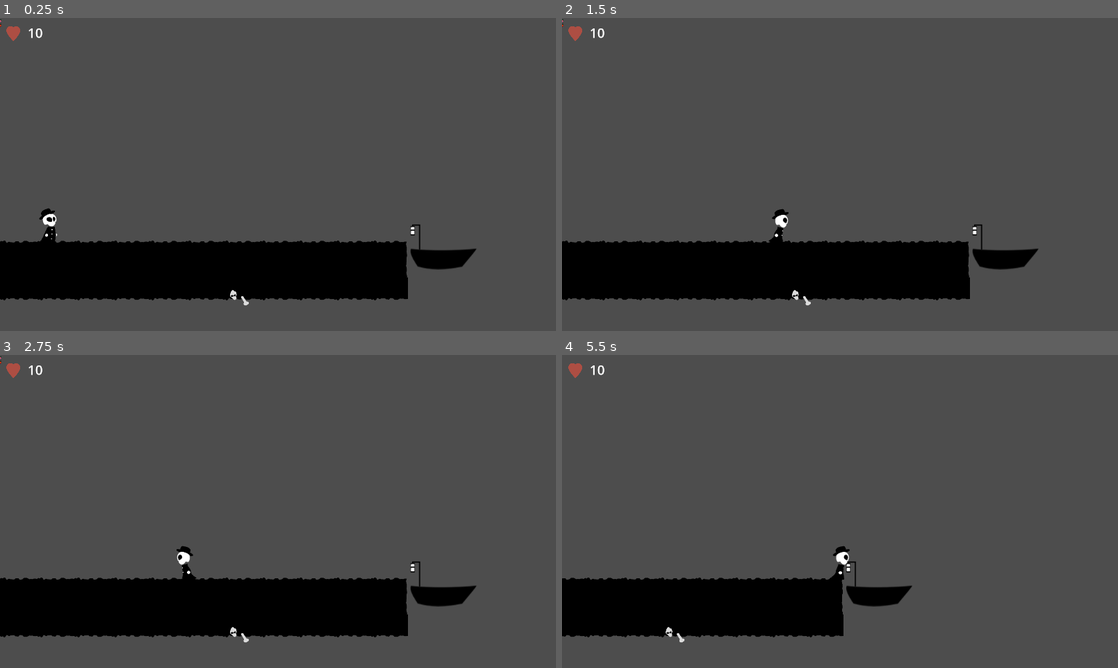
Above: before the commit, frames 1-4 (two rows, left to right).
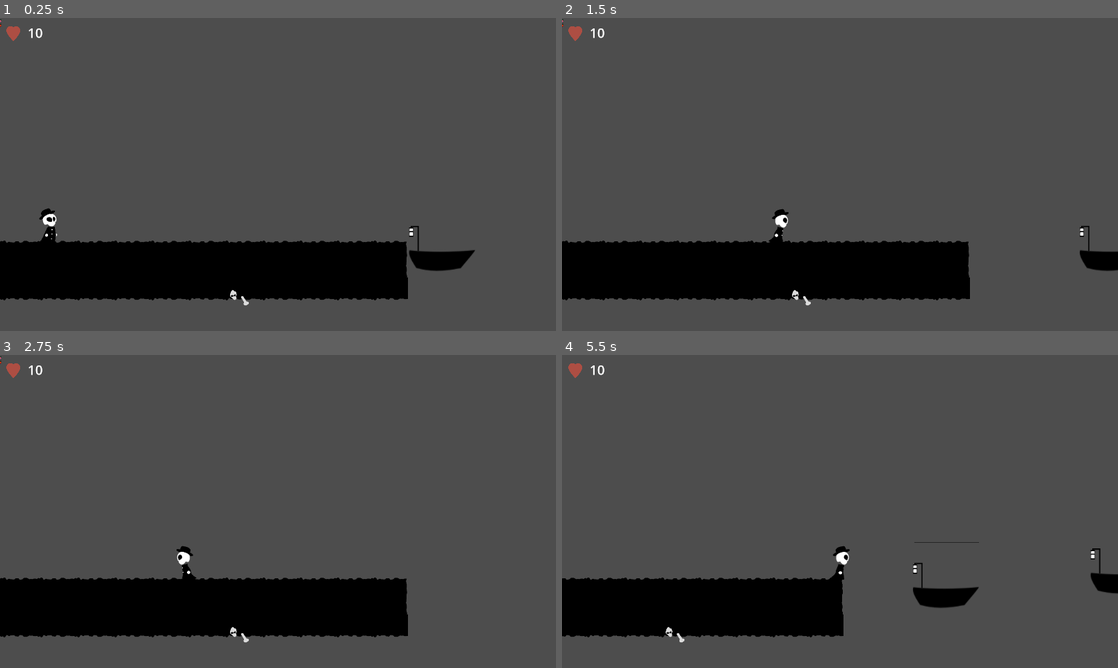
Above: after the commit, the same moments.

Repository: code-langba/you-game
Game: Godot game, scene res://scenes/levels/3.tscn
Two runs of this game, one before a commit and one after it. Both use one fixed random seed, a clock stepped at 60 frames per second and the inputs below. This scene is started directly instead of the project's main scene.
Inputs:
- Up to frame 1 (0.25 s): no input
- Up to frame 2 (1.5 s): tap Enter (ui_accept) at 0.5 s; hold D (move_right) from 0.53 s (still down); tap Space (jump) at 0.77 s
- Up to frame 3 (2.75 s): tap Space (jump) at 1.52 s; release D (move_right) at 2.03 s; hold A (move_left) from 2.03 s (still down)
- Up to frame 4 (5.5 s): release A (move_left) at 2.78 s; hold D (move_right) 2.78-4.28 s; tap Space (jump) at 3.02, 3.77, 4.52 s; hold A (move_left) 4.28-5.03 s; hold D (move_right) from 5.03 s (still down)

The runs differ from the first frame. In frame 1, 0.2% of the frame differs, in the area x 73-86%, y 66-81%; in frame 2, 1.1%; in frame 3, 0.6%; in frame 4, 1.6%, in the area x 51-100%, y 59-81%.
Error before the commit: Assertion failed: ❌Positions is empty. Create some position node inside BetterMovingPlatform and assign them to BetterMVBase. (res://scripts/traps/moving_platf…

Commit message:
updated levels

Diff:
--- a/scenes/levels/2.tscn
+++ b/scenes/levels/2.tscn
@@ -1,14 +1,15 @@
-[gd_scene load_steps=16 format=4 uid="uid://4psc66kvofb8"]
+[gd_scene load_steps=20 format=4 uid="uid://bk0178o0i37cj"]
 
 [ext_resource type="PackedScene" uid="uid://8twc8hxar5ua" path="res://scenes/levels/level.tscn" id="1_vasr2"]
-[ext_resource type="PackedScene" uid="uid://b76eqg7eyampd" path="res://scenes/traps/actual_moving_platform.tscn" id="2_dqbae"]
 [ext_resource type="PackedScene" uid="uid://b87qi6jruyy1i" path="res://scenes/traps/falling_platform.tscn" id="3_h4p7e"]
 [ext_resource type="PackedScene" uid="uid://d4hnmq3wab6ci" path="res://scenes/traps/falling_spike.tscn" id="3_i4blj"]
 [ext_resource type="Texture2D" uid="uid://le1ymqok78be" path="res://asset/sprites/resources.png" id="4_fuv7a"]
 [ext_resource type="PackedScene" uid="uid://dh7cb3a37dl7i" path="res://scenes/traps/spike.tscn" id="5_ljch5"]
 [ext_resource type="PackedScene" uid="uid://uafq3xl0me7r" path="res://scenes/world/candle.tscn" id="7_5hebc"]
+[ext_resource type="PackedScene" uid="uid://bkep8526t3g44" path="res://scenes/traps/better_moving_platform.tscn" id="8_3dgy0"]
 [ext_resource type="PackedScene" uid="uid://cg1e3l3u7egyk" path="res://scenes/checkpoint.tscn" id="8_au5e5"]
 [ext_resource type="PackedScene" uid="uid://bdkcva20j8ym" path="res://scenes/enemies/walker.tscn" id="9_e5750"]
+[ext_resource type="Script" path="res://scenes/util/position.gd" id="9_eb1qh"]
 [ext_resource type="PackedScene" uid="uid://7rndgha02643" path="res://scenes/ui/game_over.tscn" id="10_mhovl"]
 [ext_resource type="PackedScene" uid="uid://dtx63a6evsdh2" path="res://scenes/world/live_grass.tscn" id="11_p3ad4"]
 
@@ -122,6 +123,24 @@
 physics_layer_0/collision_mask = 6
 sources/0 = SubResource("TileSetAtlasSource_pesew")
 
+[sub_resource type="RectangleShape2D" id="RectangleShape2D_kkqv2"]
+size = Vector2(128, 32)
+
+[sub_resource type="AtlasTexture" id="AtlasTexture_d4ld4"]
+atlas = ExtResource("4_fuv7a")
+region = Rect2(384, 1152, 128, 128)
+
+[sub_resource type="SpriteFrames" id="SpriteFrames_t5od7"]
+animations = [{
+"frames": [{
+"duration": 1.0,
+"texture": SubResource("AtlasTexture_d4ld4")
+}],
+"loop": true,
+"name": &"default",
+"speed": 5.0
+}]
+
 [node name="2" instance=ExtResource("1_vasr2")]
 
 [node name="Player" parent="." index="0"]
@@ -177,35 +196,49 @@
 
 [node name="platforms" type="Node2D" parent="." index="6"]
 
-[node name="actual_moving_platform" parent="platforms" index="0" instance=ExtResource("2_dqbae")]
-position = Vector2(0, -33)
-
-[node name="moving_platform" parent="platforms/actual_moving_platform" index="0" node_paths=PackedStringArray("start", "end")]
-position = Vector2(1808, 937)
-SPEED = 100.0
-start = NodePath("../start_pt")
-end = NodePath("../end_pt")
-
-[node name="start_pt" parent="platforms/actual_moving_platform" index="1"]
-position = Vector2(1344, 936)
-
-[node name="end_pt" parent="platforms/actual_moving_platform" index="2"]
-position = Vector2(1880, 936)
-
-[node name="actual_moving_platform2" parent="platforms" index="1" instance=ExtResource("2_dqbae")]
-position = Vector2(0, -33)
-
-[node name="moving_platform" parent="platforms/actual_moving_platform2" index="0" node_paths=PackedStringArray("start", "end")]
-position = Vector2(3064, 937)
-SPEED = 100.0
-start = NodePath("../start_pt")
-end = NodePath("../end_pt")
-
-[node name="start_pt" parent="platforms/actual_moving_platform2" index="1"]
-position = Vector2(2976, 937)
-
-[node name="end_pt" parent="platforms/actual_moving_platform2" index="2"]
-position = Vector2(3767, 938)
+[node name="BetterMovingPlatform" parent="platforms" index="0" instance=ExtResource("8_3dgy0")]
+position = Vector2(1808, 904)
+
+[node name="BetterMVBase" parent="platforms/BetterMovingPlatform" index="0" node_paths=PackedStringArray("positions", "animator")]
+positions = [NodePath("../Position"), NodePath("../Position2")]
+animator = NodePath("AnimatedSprite2D")
+
+[node name="CollisionShape2D" type="CollisionShape2D" parent="platforms/BetterMovingPlatform/BetterMVBase" index="0"]
+shape = SubResource("RectangleShape2D_kkqv2")
+
+[node name="AnimatedSprite2D" type="AnimatedSprite2D" parent="platforms/BetterMovingPlatform/BetterMVBase" index="1"]
+position = Vector2(0, -40)
+sprite_frames = SubResource("SpriteFrames_t5od7")
+
+[node name="Position" type="Node2D" parent="platforms/BetterMovingPlatform" index="1"]
+position = Vector2(-464, 0)
+script = ExtResource("9_eb1qh")
+
+[node name="Position2" type="Node2D" parent="platforms/BetterMovingPlatform" index="2"]
+position = Vector2(72, 0)
+script = ExtResource("9_eb1qh")
+
+[node name="BetterMovingPlatform2" parent="platforms" index="1" instance=ExtResource("8_3dgy0")]
+position = Vector2(3064, 904)
+
+[node name="BetterMVBase" parent="platforms/BetterMovingPlatform2" index="0" node_paths=PackedStringArray("positions", "animator")]
+positions = [NodePath("../Position"), NodePath("../Position2")]
+animator = NodePath("AnimatedSprite2D")
+
+[node name="CollisionShape2D" type="CollisionShape2D" parent="platforms/BetterMovingPlatform2/BetterMVBase" index="0"]
+shape = SubResource("RectangleShape2D_kkqv2")
+
+[node name="AnimatedSprite2D" type="AnimatedSprite2D" parent="platforms/BetterMovingPlatform2/BetterMVBase" index="1"]
+position = Vector2(0, -40)
+sprite_frames = SubResource("SpriteFrames_t5od7")
+
+[node name="Position" type="Node2D" parent="platforms/BetterMovingPlatform2" index="1"]
+position = Vector2(-88, 0)
+script = ExtResource("9_eb1qh")
+
+[node name="Position2" type="Node2D" parent="platforms/BetterMovingPlatform2" index="2"]
+position = Vector2(704, 0)
+script = ExtResource("9_eb1qh")
 
 [node name="candles" type="Node2D" parent="." index="7"]
 
@@ -231,5 +264,5 @@
 [node name="live_grass2" parent="grass" index="1" instance=ExtResource("11_p3ad4")]
 position = Vector2(4912, 848)
 
-[editable path="platforms/actual_moving_platform"]
-[editable path="platforms/actual_moving_platform2"]
+[editable path="platforms/BetterMovingPlatform"]
+[editable path="platforms/BetterMovingPlatform2"]
--- a/scenes/levels/3.tscn
+++ b/scenes/levels/3.tscn
@@ -1,8 +1,9 @@
-[gd_scene load_steps=8 format=4 uid="uid://6u81uxadoaio"]
+[gd_scene load_steps=12 format=4 uid="uid://6u81uxadoaio"]
 
 [ext_resource type="PackedScene" uid="uid://8twc8hxar5ua" path="res://scenes/levels/level.tscn" id="1_rq4wt"]
 [ext_resource type="Texture2D" uid="uid://le1ymqok78be" path="res://asset/sprites/resources.png" id="2_bchic"]
-[ext_resource type="PackedScene" uid="uid://b76eqg7eyampd" path="res://scenes/traps/actual_moving_platform.tscn" id="3_ms63n"]
+[ext_resource type="PackedScene" uid="uid://bkep8526t3g44" path="res://scenes/traps/better_moving_platform.tscn" id="4_mts20"]
+[ext_resource type="Script" path="res://scenes/util/position.gd" id="5_itdtf"]
 
 [sub_resource type="TileSetAtlasSource" id="TileSetAtlasSource_1ubif"]
 texture = ExtResource("2_bchic")
@@ -114,6 +115,24 @@
 physics_layer_0/collision_mask = 6
 sources/0 = SubResource("TileSetAtlasSource_3ue7h")
 
+[sub_resource type="RectangleShape2D" id="RectangleShape2D_vbt25"]
+size = Vector2(128, 32)
+
+[sub_resource type="AtlasTexture" id="AtlasTexture_d4ld4"]
+atlas = ExtResource("2_bchic")
+region = Rect2(384, 1152, 128, 128)
+
+[sub_resource type="SpriteFrames" id="SpriteFrames_pi6pv"]
+animations = [{
+"frames": [{
+"duration": 1.0,
+"texture": SubResource("AtlasTexture_d4ld4")
+}],
+"loop": true,
+"name": &"default",
+"speed": 5.0
+}]
+
 [node name="level" instance=ExtResource("1_rq4wt")]
 
 [node name="MarginContainer" parent="CanvasLayer" index="0"]
@@ -135,31 +154,49 @@
 
 [node name="left_right" type="Node2D" parent="platforms" index="0"]
 
-[node name="actual_moving_platform" parent="platforms/left_right" index="0" instance=ExtResource("3_ms63n")]
-
-[node name="moving_platform" parent="platforms/left_right/actual_moving_platform" index="0"]
+[node name="BetterMovingPlatform" parent="platforms" index="1" instance=ExtResource("4_mts20")]
 position = Vector2(1531, 831)
+
+[node name="BetterMVBase" parent="platforms/BetterMovingPlatform" index="0" node_paths=PackedStringArray("positions")]
 scale = Vector2(1.8, 1.8)
-SPEED = 3.0
-
-[node name="start_pt" parent="platforms/left_right/actual_moving_platform" index="1"]
-position = Vector2(1494, 835)
-
-[node name="end_pt" parent="platforms/left_right/actual_moving_platform" index="2"]
-position = Vector2(2158, 835)
-
-[node name="actual_moving_platform2" parent="platforms/left_right" index="1" instance=ExtResource("3_ms63n")]
-position = Vector2(1139, 0)
-
-[node name="moving_platform" parent="platforms/left_right/actual_moving_platform2" index="0"]
-position = Vector2(1531, 831)
+positions = [NodePath("../Position"), NodePath("../Position2")]
+
+[node name="CollisionShape2D" type="CollisionShape2D" parent="platforms/BetterMovingPlatform/BetterMVBase" index="0"]
+shape = SubResource("RectangleShape2D_vbt25")
+
+[node name="AnimatedSprite2D" type="AnimatedSprite2D" parent="platforms/BetterMovingPlatform/BetterMVBase" index="1"]
+position = Vector2(0, -40)
+sprite_frames = SubResource("SpriteFrames_pi6pv")
+
+[node name="Position" type="Node2D" parent="platforms/BetterMovingPlatform" index="1"]
+position = Vector2(-37, 3)
+script = ExtResource("5_itdtf")
+
+[node name="Position2" type="Node2D" parent="platforms/BetterMovingPlatform" index="2"]
+position = Vector2(626, 3)
+script = ExtResource("5_itdtf")
+
+[node name="BetterMovingPlatform2" parent="platforms" index="2" instance=ExtResource("4_mts20")]
+position = Vector2(2384, 856)
+
+[node name="BetterMVBase" parent="platforms/BetterMovingPlatform2" index="0" node_paths=PackedStringArray("positions")]
 scale = Vector2(1.8, 1.8)
-
-[node name="start_pt" parent="platforms/left_right/actual_moving_platform2" index="1"]
-position = Vector2(1530, 839)
-
-[node name="end_pt" parent="platforms/left_right/actual_moving_platform2" index="2"]
-position = Vector2(1530, -565)
-
-[editable path="platforms/left_right/actual_moving_platform"]
-[editable path="platforms/left_right/actual_moving_platform2"]
+positions = [NodePath("../Position"), NodePath("../Position2")]
+
+[node name="CollisionShape2D" type="CollisionShape2D" parent="platforms/BetterMovingPlatform2/BetterMVBase" index="0"]
+shape = SubResource("RectangleShape2D_vbt25")
+
+[node name="AnimatedSprite2D" type="AnimatedSprite2D" parent="platforms/BetterMovingPlatform2/BetterMVBase" index="1"]
+position = Vector2(0, -40)
+sprite_frames = SubResource("SpriteFrames_pi6pv")
+
+[node name="Position" type="Node2D" parent="platforms/BetterMovingPlatform2" index="1"]
+position = Vector2(-8, 24)
+script = ExtResource("5_itdtf")
+
+[node name="Position2" type="Node2D" parent="platforms/BetterMovingPlatform2" index="2"]
+position = Vector2(-16, -729)
+script = ExtResource("5_itdtf")
+
+[editable path="platforms/BetterMovingPlatform"]
+[editable path="platforms/BetterMovingPlatform2"]
--- a/scenes/test.tscn
+++ b/scenes/test.tscn
@@ -1,7 +1,7 @@
 [gd_scene load_steps=19 format=3 uid="uid://d3vnimwitkvwk"]
 
-[ext_resource type="PackedScene" uid="uid://bkep8526t3g44" path="res://scenes/better_moving_platform.tscn" id="1_qqwih"]
-[ext_resource type="Script" path="res://scenes/position.gd" id="2_48807"]
+[ext_resource type="PackedScene" uid="uid://bkep8526t3g44" path="res://scenes/traps/better_moving_platform.tscn" id="1_qqwih"]
+[ext_resource type="Script" path="res://scenes/util/position.gd" id="2_48807"]
 [ext_resource type="Texture2D" uid="uid://deixsarktp5fs" path="res://asset/sprites/slime_green.png" id="2_nap0l"]
 
 [sub_resource type="AtlasTexture" id="AtlasTexture_eqnfg"]
--- a/scenes/position.tscn
+++ b/scenes/util/position.tscn
@@ -1,6 +1,6 @@
 [gd_scene load_steps=2 format=3 uid="uid://bllubrjylfkg1"]
 
-[ext_resource type="Script" path="res://scenes/position.gd" id="1_rvfp8"]
+[ext_resource type="Script" path="res://scenes/util/position.gd" id="1_rvfp8"]
 
 [node name="Position" type="Node2D"]
 script = ExtResource("1_rvfp8")
--- a/scripts/traps/moving_platform.gd
+++ b/scripts/traps/moving_platform.gd
@@ -54,6 +54,7 @@
 	queue_free()
 
 func flip_platform() -> void:
+	if (!animator): return
 	if sign(velocity.x) == -1:
 		animator.flip_h = true
 	elif sign(velocity.x) == 1:
Renamed: scenes/better_moving_platform.tscn -> scenes/traps/better_moving_platform.tscn
Renamed: scenes/position.gd -> scenes/util/position.gd
